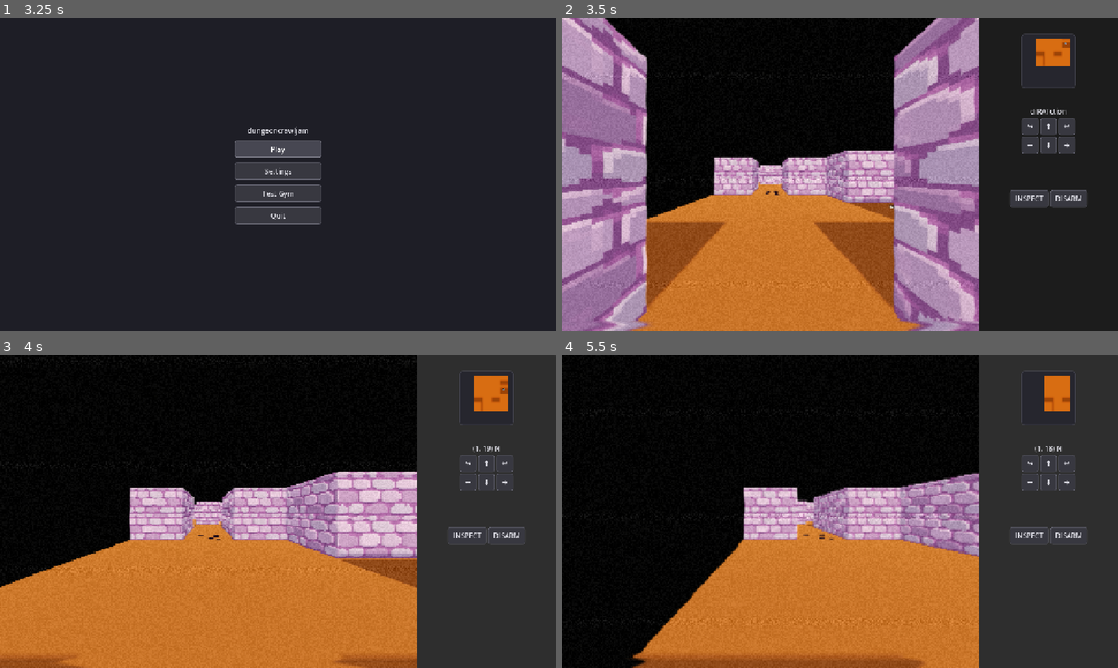
Above: before the commit, frames 1-4 (two rows, left to right).
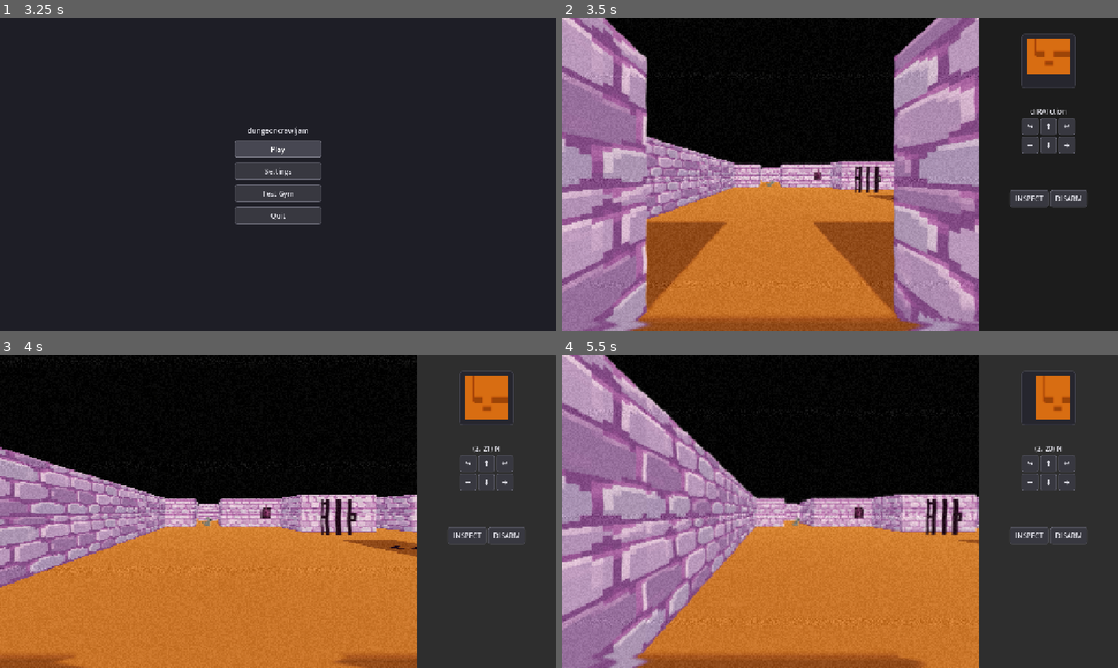
Above: after the commit, the same moments.

Repository: jah2488/dungeoncrawljam2026
Game: Godot game, scene res://scenes/boot_splash.tscn
The game is run twice, just before and just after one commit, with the same random seed, the same clock (stepped at 60 frames per second) and the same inputs.
Inputs (mouse positions are in pixels of both pictures, inside the frame that each line leads up to):
- Up to frame 1 (3.25 s): tap Enter (ui_accept) at 0.5, 0.77, 1.25, 1.52 s; move the mouse to (400, 158) at 0.52 s; hold D (move_right) 0.53-1.28 s; tap Space (interact) at 0.6, 1.35, 2.1 s; click (400, 158) at 0.67 s; move the mouse to (166, 190) at 1.27 s; hold S (move_back) 1.28-2.03 s; move the mouse to (333, 105) at 2.02 s; hold D (move_right) 2.03-2.75 s; click "Play" at 2.75 s
- Up to frame 2 (3.5 s): no input
- Up to frame 3 (4 s): move the mouse to (250, 574) at 3.52 s; hold W (move_forward) from 3.53 s (still down); tap Space (interact) at 3.6 s; click (250, 574) at 3.67 s; tap Enter (ui_accept) at 3.77 s
- Up to frame 4 (5.5 s): move the mouse to (1006, 558) at 4.27 s; release W (move_forward) at 4.28 s; hold A (move_left) from 4.28 s (still down); tap Space (interact) at 4.35, 5.1 s; tap Enter (ui_accept) at 4.52, 5.27 s; move the mouse to (673, 464) at 5.02 s

Frame 1 is identical in both runs. In frame 2, 9.0% of the frame differs, in the area x 5-92%, y 6-100%; in frame 3, 17%; in frame 4, 30%, in the area x 0-92%, y 0-100%.

Commit message:
implement interactables

Diff:
--- /dev/null
+++ b/entities/gate_tile.tscn
@@ -0,0 +1,14 @@
+[gd_scene format=3 uid="uid://dlylan4bdyb3"]
+
+[ext_resource type="Script" uid="uid://dqmog0j0kxhmw" path="res://scripts/entities/gate_tile.gd" id="1_0pedm"]
+[ext_resource type="Texture2D" uid="uid://j5weyu7ww7xq" path="res://textures/gate.png" id="1_j7k7x"]
+
+[node name="GateTile" type="Node3D" unique_id=107233875]
+script = ExtResource("1_0pedm")
+
+[node name="Sprite3D" type="Sprite3D" parent="." unique_id=1868658366]
+transform = Transform3D(1, 0, 0, 0, 1, 0, 0, 0, 1, 0, 1.6, 0)
+pixel_size = 0.2
+billboard = 1
+texture_filter = 0
+texture = ExtResource("1_j7k7x")
--- /dev/null
+++ b/entities/wall_lever_tile.tscn
@@ -0,0 +1,20 @@
+[gd_scene format=3 uid="uid://dkym4ab1gubxl"]
+
+[ext_resource type="Script" uid="uid://b32gy0e0wsrsu" path="res://scripts/entities/wall_lever_tile.gd" id="1_vig8u"]
+[ext_resource type="Texture2D" uid="uid://c2jneelo3ibwj" path="res://textures/wall_lever_off.png" id="2_404sq"]
+[ext_resource type="Texture2D" uid="uid://crt673345hkf6" path="res://textures/wall_lever_on.png" id="3_u3v0i"]
+
+[node name="WallLeverTile" type="Node3D" unique_id=465103814]
+script = ExtResource("1_vig8u")
+
+[node name="SpriteOff" type="Sprite3D" parent="." unique_id=2092884462]
+transform = Transform3D(1, 0, 0, 0, 1, 0, 0, 0, 1, 0, 1.9000001, 2.1)
+pixel_size = 0.1
+texture_filter = 0
+texture = ExtResource("2_404sq")
+
+[node name="SpriteOn" type="Sprite3D" parent="." unique_id=1234290166]
+transform = Transform3D(1, 0, 0, 0, 1, 0, 0, 0, 1, 0, 1.9000001, 2.1)
+pixel_size = 0.1
+texture_filter = 0
+texture = ExtResource("3_u3v0i")
--- a/levels/level_01.csv
+++ b/levels/level_01.csv
@@ -1,20 +1,23 @@
-1,1,1,1,1,1,1,1,1,1,1,1,1,1,1
-0,5,0,0,0,1,1,0,0,0,5,1,1,0,0
-0,5,0,0,0,0,1,0,0,0,5,0,0,0,2
-0,T,T,1,1,1,1,0,0,0,5,1,1,0,0
-0,4,1,4,0,1,1,0,1,1,1,1,1,1,1
-0,4,1,4,0,1,1,0,1,1,1,1,1,4,1
-0,1,1,1,0,1,1,0,0,0,0,1,1,0,3
-0,0,0,0,0,1,1,0,1,1,0,0,1,0,1
-1,1,0,1,1,1,1,0,1,1,1,0,5,0,0
-1,1,0,0,0,0,0,0,0,1,0,0,1,0,0
-2,1,1,1,0,1,0,0,0,1,0,1,1,0,4
-0,1,1,0,0,1,0,5,0,1,0,1,1,1,1
-0,1,0,0,1,1,0,2,0,1,0,1,1,1,1
-0,0,0,1,1,1,1,1,1,1,0,1,1,1,1
-1,T,1,1,1,1,1,1,1,0,0,0,0,0,1
-1,#,1,1,1,1,0,0,0,0,1,1,1,0,1
-0,0,0,1,1,1,0,1,1,1,1,0,0,0,0
-0,T,0,3,1,0,0,0,1,1,1,0,0,0,0
-0,0,0,1,1,0,5,0,1,1,1,0,0,X,0
-1,@,1,1,1,0,2,0,1,1,1,0,0,0,0
+1,1,1,1,1,1,1,1,1,1,1,1,1,1,1,1,1
+1,0,0,0,0,0,2:9,1,0,0,0,0,1,1,3,0,1
+1,0,0,5,0,0,0,G:9,0,0,0,3,0,0,0,5,1
+1,0,1,1,1,1,1,1,0,0,0,0,1,1,3,0,1
+1,0,3,1,3,0,1,1,0,1,1,1,1,1,1,1,1
+1,0,0,1,0,0,1,1,G:6,1,1,1,1,1,0,1,1
+1,E,1,1,1,#,1,1,0,0,0,0,1,1,0,5,1
+1,0,0,0,0,0,1,1,0,2:6,1,0,0,1,0,1,1
+1,1,1,0,1,1,1,1,0,1,1,1,0,#,0,3,1
+1,3,2:5,G:5,0,0,0,0,0,0,1,0,0,1,0,0,1
+1,0,1,1,1,0,1,0,E,0,1,0,1,1,0,0,1
+1,0,1,1,0,0,1,#,5,#,1,0,1,1,1,1,1
+1,0,1,0,0,1,1,0,3,0,1,0,1,1,1,1,1
+1,0,0,0,1,1,1,1,1,1,1,0,1,1,1,1,1
+1,1,T:2,1,1,1,1,1,1,1,0,0,0,0,0,1,1
+1,1,E,1,2:4,2:8,E,0,0,0,0,1,1,1,G:7,1,1
+1,0,0,0,0,1,1,0,1,1,1,1,0,0,0,0,1
+1,0,T:1,0,0,G:4,0,#:8,0,1,1,1,0,0,0,0,1
+1,0,0,0,0,#:3,0,E,0,1,1,1,0,0,B,0,1
+1,0,0,0,0,2:3,#,2:7,#,1,1,1,0,5,5,5,1
+1,0,0,0,0,1,1,1,1,1,1,1,0,0,0,0,1
+1,1,@,1,1,1,1,1,1,1,1,1,0,0,D,0,1
+1,1,1,1,1,1,1,1,1,1,1,1,1,1,1,1,1
--- a/project.godot
+++ b/project.godot
@@ -35,6 +35,7 @@
 DebugDraw="*res://scripts/globals/DebugDraw.gd"
 Particles="*res://scripts/globals/Particles.gd"
 Dialog="*res://scripts/globals/Dialog.gd"
+Groups="*uid://bj6jy64btl2sp"
 
 [debug]
 
--- a/scenes/main.tscn
+++ b/scenes/main.tscn
@@ -10,6 +10,8 @@
 [ext_resource type="PackedScene" uid="uid://bwxq55v4f0d6o" path="res://entities/enemy_tile.tscn" id="7_85g3d"]
 [ext_resource type="AudioStream" uid="uid://fxul7gablm1y" path="res://audio/music/RatDungeon.wav" id="7_o6xl0"]
 [ext_resource type="PackedScene" uid="uid://c1xr25buqn4te" path="res://entities/trap_tile.tscn" id="8_choun"]
+[ext_resource type="PackedScene" uid="uid://dlylan4bdyb3" path="res://entities/gate_tile.tscn" id="9_eb6dy"]
+[ext_resource type="PackedScene" uid="uid://dkym4ab1gubxl" path="res://entities/wall_lever_tile.tscn" id="10_trceg"]
 
 [sub_resource type="ProceduralSkyMaterial" id="sky_mat"]
 sky_top_color = Color(0.05, 0.05, 0.08, 1)
@@ -67,15 +69,18 @@
 [node name="LevelGenerator" type="Node3D" parent="SubViewportContainer/SubViewport/World" unique_id=1155802989]
 script = ExtResource("5_choun")
 csv_file = "uid://bsfjfxxsxvkoc"
+wall_lever_character = null
 wall_texture = ExtResource("2_jyhfs")
 wall_normal_texture = ExtResource("3_tefeu")
 wall_uv_scale = Vector3(4, 4, 4)
 floor_color = Color(0.86407286, 0.4753883, 0.13117146, 1)
 tile_scenes = Dictionary[String, PackedScene]({
 "#": ExtResource("8_choun"),
+"2": ExtResource("10_trceg"),
 "5": ExtResource("7_85g3d"),
 "@": ExtResource("6_tipki"),
 "E": ExtResource("7_85g3d"),
+"G": ExtResource("9_eb6dy"),
 "T": ExtResource("6_85g3d")
 })
 unknown_tile_scene = ExtResource("6_choun")
--- /dev/null
+++ b/scripts/entities/gate_tile.gd
@@ -0,0 +1,50 @@
+extends Interactable
+
+class_name GateTile
+
+var print_name: String = "[GateTile]"
+@export var text: String = ""
+
+
+func _ready() -> void:
+    super()
+    is_passable = false
+    is_enemy = false
+    is_triggerable = true
+    set_group_id()
+
+
+func on_focused() -> void:
+    print(print_name + " " + text)
+
+
+func on_unfocused() -> void:
+    print(print_name + " ...")
+
+
+func get_options() -> Array[Dictionary]:
+    return []
+
+
+func on_stepped_on() -> void:
+    pass
+
+
+# This is where the tile receives the player's action and decides what to do in response.
+func interact(choice_id: String = "") -> void:
+    print(print_name + " (interaction) ", choice_id)
+    match choice_id:
+        "inspect":
+            print("This gate is locked...")
+        _:
+            print("you cannot perform this action on a wall lever")
+
+
+func trigger() -> void:
+    print(is_passable)
+    if is_passable == true:
+        is_passable = false
+        $Sprite3D.show()
+    else:
+        is_passable = true
+        $Sprite3D.hide()
--- /dev/null
+++ b/scripts/entities/wall_lever_tile.gd
@@ -0,0 +1,60 @@
+extends Interactable
+
+class_name WallLeverTile
+
+enum Status { ON, OFF }
+
+var print_name: String = "[WallLeverTile]"
+@export var text: String = ""
+
+var status := Status.OFF
+
+
+func _ready() -> void:
+    super()
+    is_passable = false
+    is_enemy = false
+    set_group_id()
+    pick_sprite()
+
+func on_focused() -> void:
+    print(print_name + " " + text)
+
+
+func on_unfocused() -> void:
+    print(print_name + " ...")
+
+
+func get_options() -> Array[Dictionary]:
+    return []
+
+
+func on_stepped_on() -> void:
+    pass
+
+
+# This is where the tile receives the player's action and decides what to do in response.
+func interact(choice_id: String = "") -> void:
+    print(print_name + " (interaction) ", choice_id)
+    match choice_id:
+        "inspect":
+            if status == Status.OFF:
+                status = Status.ON
+                print("Pulled lever down... you hear something move...")
+            elif status == Status.ON:
+                status = Status.OFF
+                print("Pushed lever up... you hear something move...")
+            Groups.trigger_items_in_group(group_id)
+            pick_sprite()
+        _:
+            print("you cannot perform this action on a wall lever")
+
+
+
+func pick_sprite():
+    if status == Status.OFF:
+        $SpriteOff.show()
+        $SpriteOn.hide()
+    elif status == Status.ON:
+        $SpriteOff.hide()
+        $SpriteOn.show()
--- /dev/null
+++ b/scripts/globals/Groups.gd
@@ -0,0 +1,19 @@
+extends Node
+
+var group_pool = {}
+
+func add_item_to_group(group_id, item):
+    if group_pool.has(group_id):
+        group_pool[group_id].append(item)
+    else:
+        group_pool[group_id] = [item]
+
+
+func get_items_from_group(group_id) -> Array:
+    return group_pool[group_id]
+
+
+func trigger_items_in_group(group_id):
+    for item in group_pool[group_id]:
+        if item.is_triggerable:
+            item.trigger()
--- a/scripts/lib/interactable.gd
+++ b/scripts/lib/interactable.gd
@@ -4,7 +4,9 @@
 
 @export var is_passable := true
 @export var is_enemy := false
+@export var is_triggerable := false
 
+var group_id := ""
 
 func _ready() -> void:
     Game.register_tile(self)
@@ -27,6 +29,10 @@
     return []
 
 
+func set_group_id():
+    group_id = get_meta("group_id")
+
+
 func interact(choice_id: String = "") -> void:
     print("Player has done interaction: ", choice_id)
 
--- a/scripts/lib/level_generator.gd
+++ b/scripts/lib/level_generator.gd
@@ -7,6 +7,7 @@
 @export var wall_height: float = 4.0
 @export var wall_thickness: float = 0.1
 @export var wall_character: String = "1"
+@export var wall_lever_character: String = "2"
 @export var ground_character: String = "0"
 
 @export_group("Wall Material")
@@ -80,7 +81,7 @@
 
 
 func _is_wall(row: int, col: int) -> bool:
-    return _get_cell(row, col) == wall_character
+    return _get_cell(row, col) == wall_character or _get_cell(row, col).split(":")[0] == wall_lever_character
 
 
 func _cell_position(row: int, col: int) -> Vector3:
@@ -186,8 +187,9 @@
             if val.is_empty() or val == ground_character or val == wall_character:
                 continue
             var scene: PackedScene
-            if tile_scenes.has(val):
-                scene = tile_scenes[val]
+            var val_arr = val.split(":") # handles things like "T:1" in the csv
+            if tile_scenes.has(val_arr[0]):
+                scene = tile_scenes[val[0]]
             else:
                 push_warning("LevelGenerator: No scene mapped for '%s' at (%d, %d)" % [val, row, col])
                 scene = unknown_tile_scene
@@ -196,4 +198,9 @@
             var instance := scene.instantiate()
             var pos := _cell_position(row, col)
             instance.position = Vector3(pos.x, 0.0, pos.z)
+
+            if val_arr.size() == 2:
+                Groups.add_item_to_group(val_arr[1], instance)
+                instance.set_meta("group_id", str(val_arr[1]))
+
             add_child(instance)
Binary file added: levels/csvs/level_01.1.translation
Binary file removed: levels/level_01.0.translation
Binary file changed: levels/level_01.1.translation
Not shown, changed: levels/level_01.csv.import
Not shown, added: scripts/entities/gate_tile.gd.uid
Not shown, added: scripts/entities/wall_lever_tile.gd.uid
Not shown, added: scripts/globals/Groups.gd.uid
Binary file added: textures/gate.png
Not shown, added: textures/gate.png.import
Binary file added: textures/wall_lever_off.png
Not shown, added: textures/wall_lever_off.png.import
Binary file added: textures/wall_lever_on.png
(and 2 more such lines)
